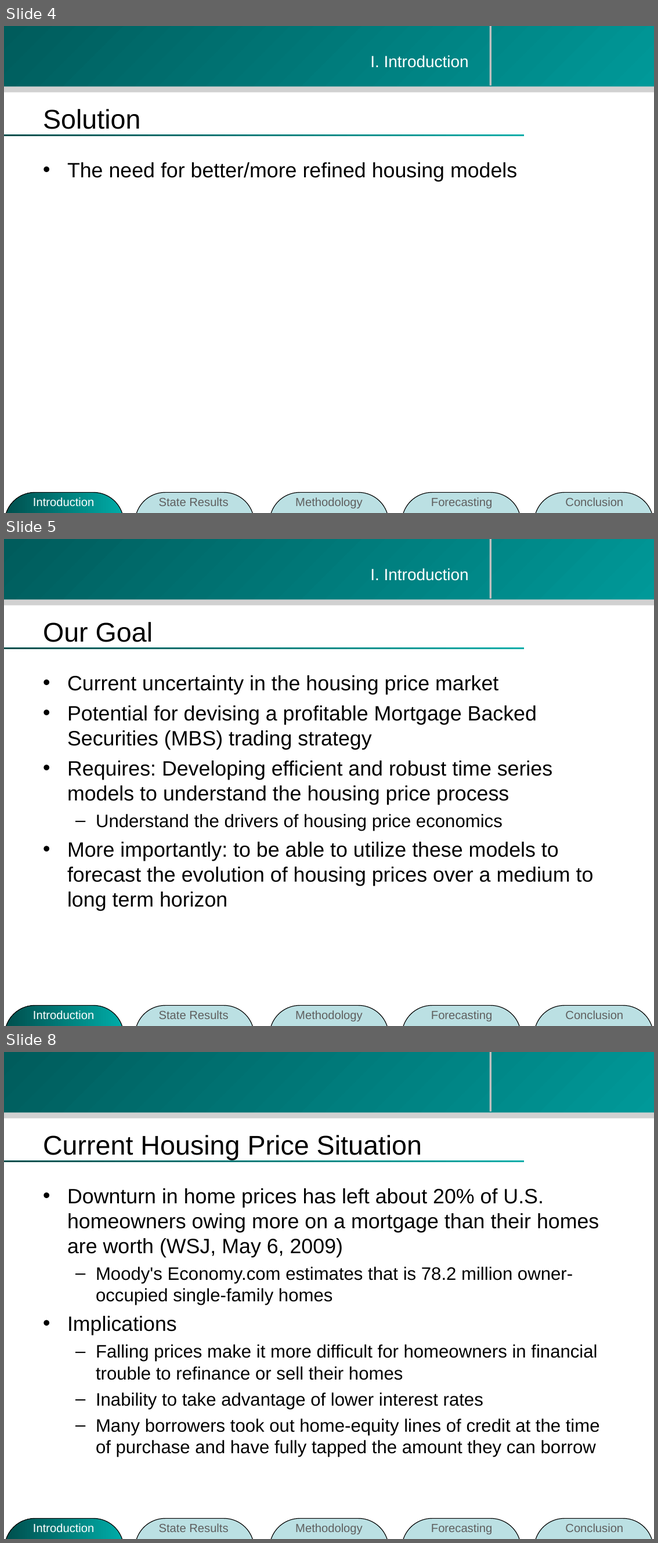
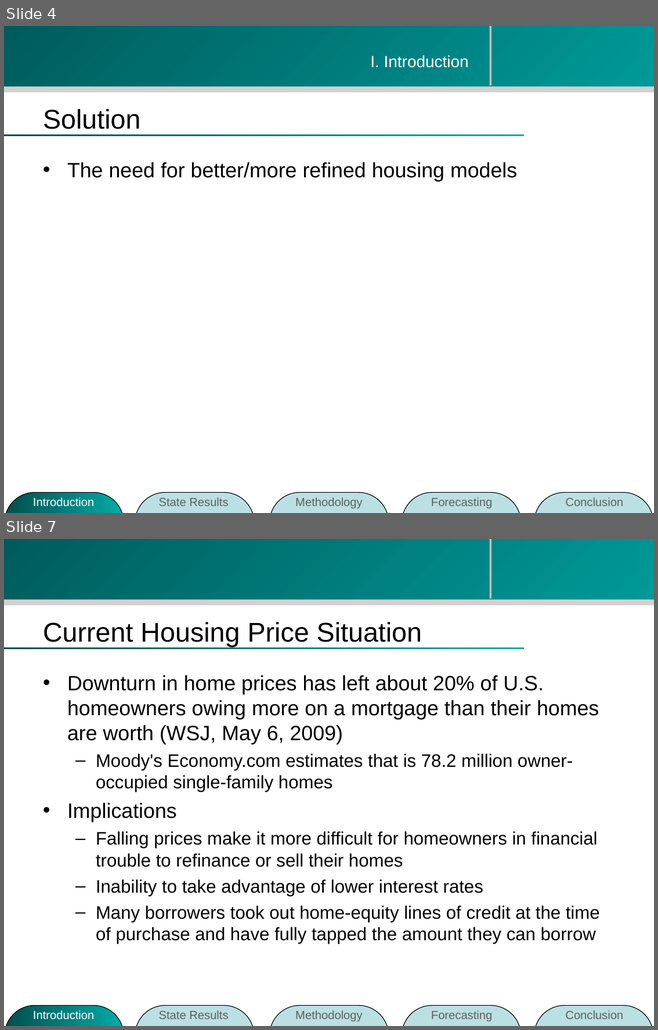
Before and after one commit to zhouzhenghui/svnrepository, a slide deck: SVNRepository/Presentation/M.Eng Final Presentation-take2.ppt. Shown one above the other, each under a label of ours: slides 4, 5 and 8 before the commit, slides 4 and 7 after it; the slides between them are not shown. The pictures are 658x1543 and 658x1030 pixels, drawn with LibreOffice and Linux fonts; fonts in the diff are those of the drawing; background and template pictures are left out. Boxes give left, top, right and bottom in pixels: in the first picture for what was removed or moved away, otherwise in the second. Text is boxed around its words. In the diff, an @@ line names an element or a change of style, - is before the commit and + after.

```diff
--- a/SVNRepository/Presentation/M.Eng Final Presentation-take2.ppt
+++ b/SVNRepository/Presentation/M.Eng Final Presentation-take2.ppt
@@ slide 5 removed at [4, 539, 654, 1026], background #FFFFFF; not listed: 4 template elements that a slide beside it also shows @@
@@ text removed at [370, 568, 469, 581] @@
-I. Introduction
@@ title removed at [43, 622, 152, 642] @@
-Our Goal
@@ text removed at [67, 675, 593, 911] @@
-• Current uncertainty in the housing price market
-• Potential for devising a profitable Mortgage Backed Securities (MBS) trading strategy
-• Requires: Developing efficient and robust time series models to understand the housing price process
-  – Understand the drivers of housing price economics
-• More importantly: to be able to utilize these models to forecast the evolution of housing prices over a medium to long term horizon
@@ group removed at [5, 1005, 653, 1026]: 5 rounded rectangles, 5 texts @@
-State Results
-Introduction
-Methodology
-Forecasting
-Conclusion
@@ what was slide 8 is now slide 7 @@
```
Also in this commit, not shown: 10 slides changed, 3 slides added.
